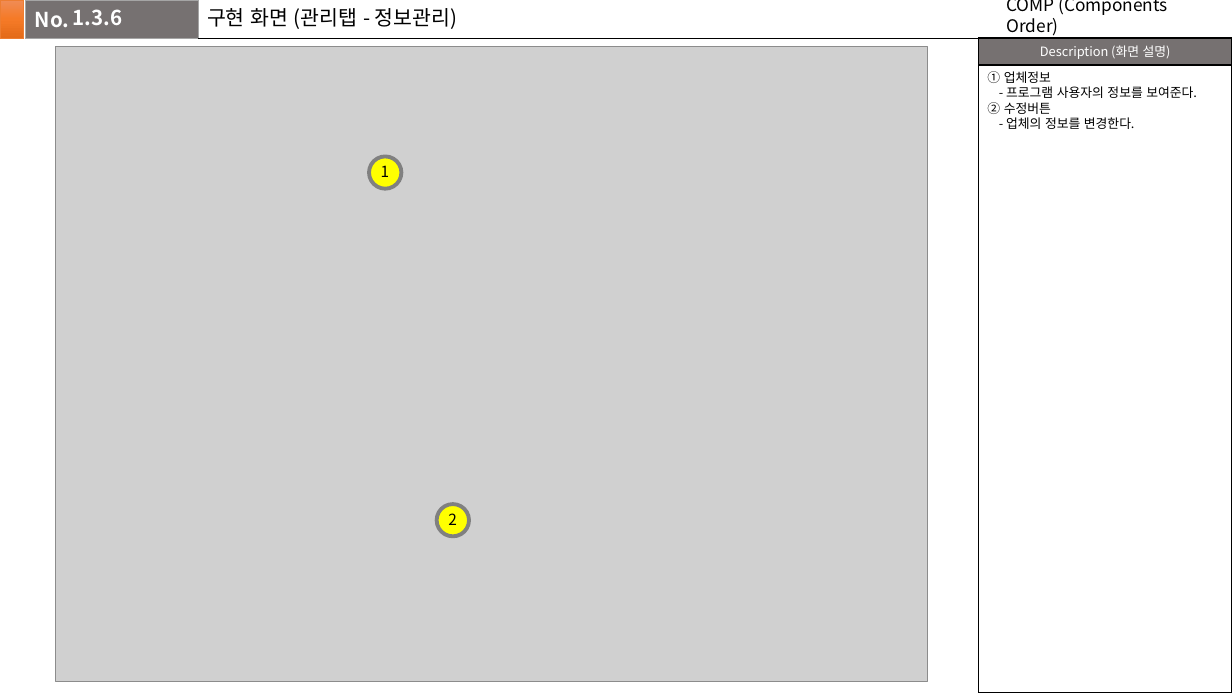
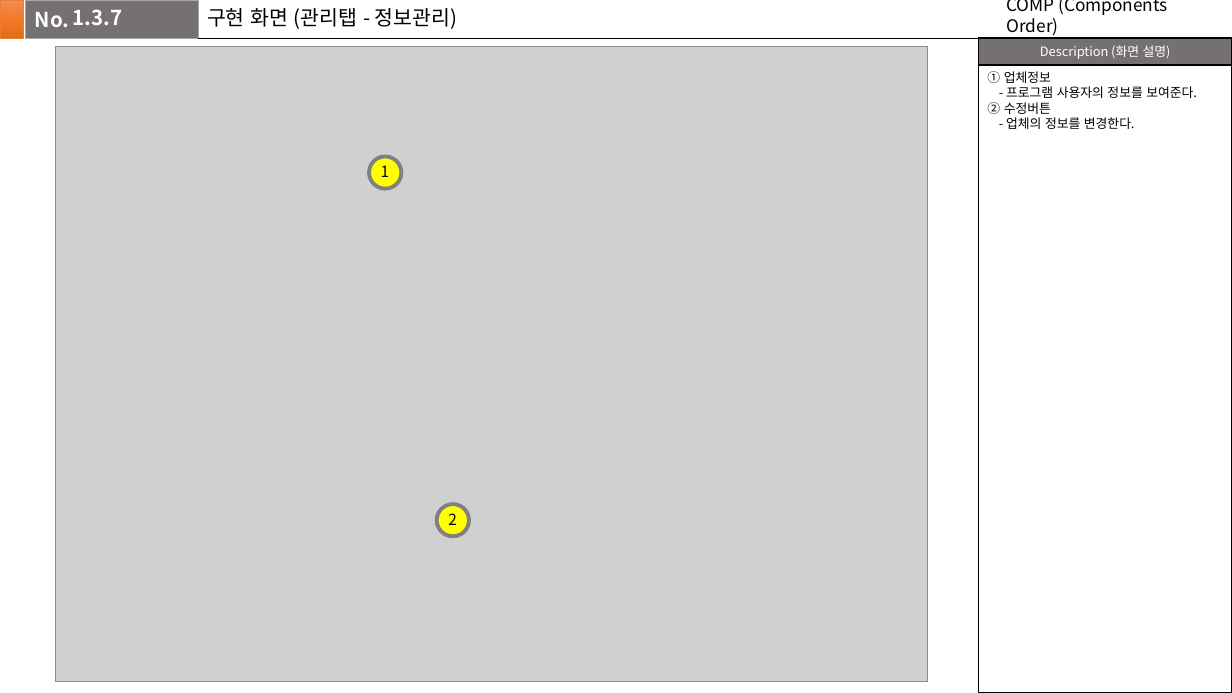
Before and after one commit to Dong-Jun-Shin/COMP_project, a slide deck: slide 13 of Document/UI_source/스토리보드(원본).pptx (slide 12 before the commit). Drawn at 1232x693 pixels with LibreOffice and Linux fonts; fonts in the diff are those of the drawing; grey boxes stand for pictures. Boxes give left, top, right and bottom in pixels: in the first picture for what was removed or moved away, otherwise in the second. Text is boxed around its words. In the diff, an @@ line names an element or a change of style, - is before the commit and + after.

```diff
--- a/Document/UI_source/스토리보드(원본).pptx
+++ b/Document/UI_source/스토리보드(원본).pptx
@@ text at (73,9,123,25): text changed @@
-1.3.6
+1.3.7
```
Also in this commit, not shown: 6 other slides changed, 1 slide added, 23 other files.
